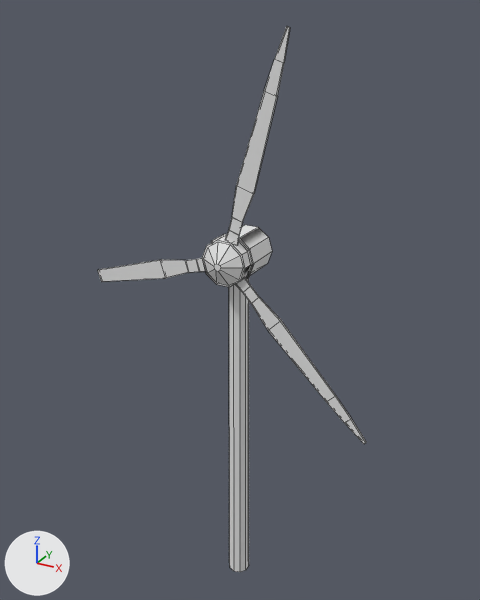
One commit to the FBX model Assets/Art/3DAssets/Energy/eolian.fbx: the scene before it, then after it.
Before and after are seen from a 50 mm camera at (3.92, -7.09, 8.17) aimed at (-0.06, 0.15, 4.55). Every picture has the same lights, and +X, +Y and +Z are marked at lower left. Mesh edges are drawn as thin lines. Where no turn or scale is listed for an object, it has been applied to the vertices. Vertices at the same position are counted once.
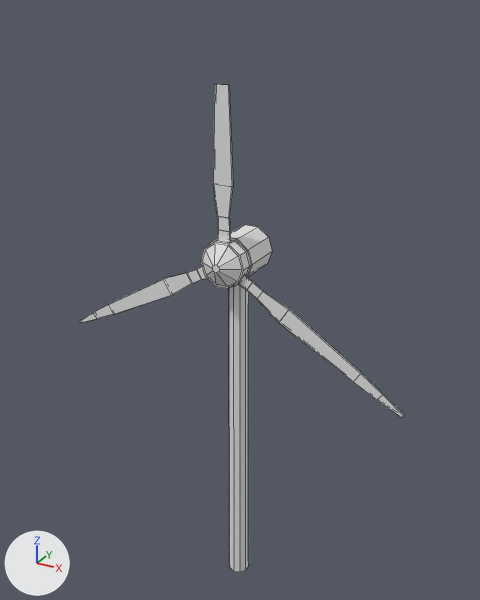
Where the newer file only moved an object's origin or applied its transform, the numbers keep the older frame.

Location of each change, (x1, y1, x2, y2) in pixels of the pictures (480 x 600 px; the box of a moved part takes in the faces that stretch with it):
'Cylinder.001', reshaped, moved
    before: (98, 26, 366, 444)
    after: (80, 84, 404, 417)
part 1 of me_cylinder_001, moved or reshaped
    before: (202, 234, 254, 287)
    after: (200, 237, 252, 289)
part 2 of me_cylinder_001, moved or reshaped
    before: (203, 242, 243, 285)
    after: (202, 244, 242, 287)
part 3 of me_cylinder_001, moved or reshaped
    before: (98, 258, 205, 282)
    after: (213, 84, 233, 243)
part 4 of me_cylinder_001, moved or reshaped
    before: (225, 26, 290, 245)
    after: (238, 274, 404, 417)
part 5 of me_cylinder_001, moved or reshaped
    before: (235, 277, 366, 444)
    after: (80, 266, 207, 323)
part 6 of me_cylinder, moved or reshaped
    before: (239, 225, 258, 238)
    after: (230, 225, 258, 239)

The change, as a list of edits to the scene's bpy script:
```text
Change me_cylinder:
    where me_cylinder.from_pydata(...)  # 41 vertices, 25 faces; spans x -0.31..0.31, y -0.36..0.35, z -0.01..7.9
    used by ob_cylinder; location = (0.0, 0.0, 0.0)
    verts and faces of me_cylinder; kept vertices keep their numbers, new ones are numbered from 41
    before: 18 (0.1, 0.35, 5.55) at pixel (258, 227), 24 (-0.1, -0.26, 5.55) at pixel (221, 237), 28 (-0.09, -0.26, 4.96), 29 (-0.25, -0.26, 5.07), 34 (0.1, -0.26, 5.55)
    before: 36 (-0.1, 0.35, 5.55) at pixel (244, 224), 37 (-0.25, 0.35, 5.07), 38 (-0.09, 0.35, 4.96)
    me_cylinder part 6
    add delete_faces([(28, 38, 37, 29), (18, 34, 24, 36)])
    add faces += [(28, 29, 37, 38), (18, 36, 24, 34)]
Change me_cylinder_001:
    where me_cylinder_001.from_pydata(...)  # 137 vertices, 113 faces; spans x -2.48..1.99, y -0.57..-0.24, z 3.24..7.99
    used by ob_cylinder_001; location = (0.0, 0.0, 0.0)
    me_cylinder_001 part 1: the loose piece of 40 vertices spanning x -0.32..0.35, y -0.43..-0.24, z 4.95..5.6 is turned 105.5 degrees about the y axis through its middle, then moved by (-0.01, 0.24, -5.27)
    me_cylinder_001 part 2: the loose piece of 20 vertices spanning x -0.27..0.3, y -0.57..-0.43, z 5.0..5.55 is turned 105.5 degrees about the y axis through its middle, then moved by (-0.01, 0.24, -5.27)
    me_cylinder_001 part 3: the loose piece of 20 vertices spanning x -2.06..-0.24, y -0.38..-0.35, z 4.62..5.29 is turned 105.5 degrees about the y axis through its middle, then moved by (1.15, 0.24, -3.74)
    me_cylinder_001 part 4: the loose piece of 28 vertices spanning x 0.02..0.8, y -0.38..-0.35, z 5.52..7.99 is turned 105.5 degrees about the y axis through its middle, then moved by (0.92, 0.24, -7.53)
    me_cylinder_001 part 5: the loose piece of 28 vertices spanning x 0.16..1.99, y -0.38..-0.35, z 3.24..5.13 is turned 105.5 degrees about the y axis through its middle, then moved by (-2.41, 0.24, -4.92)
Change ob_cylinder_001:
    ob_cylinder_001.location: (0.0, 0.0, 0.0) -> (0.0, -0.26, 5.25)
```
